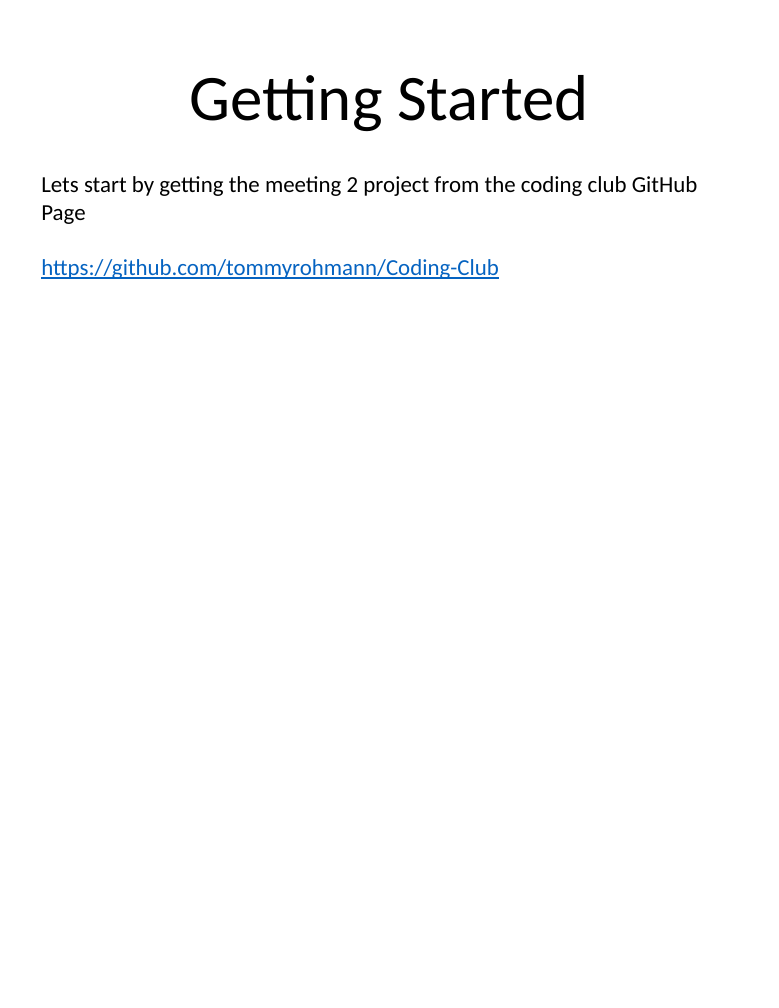
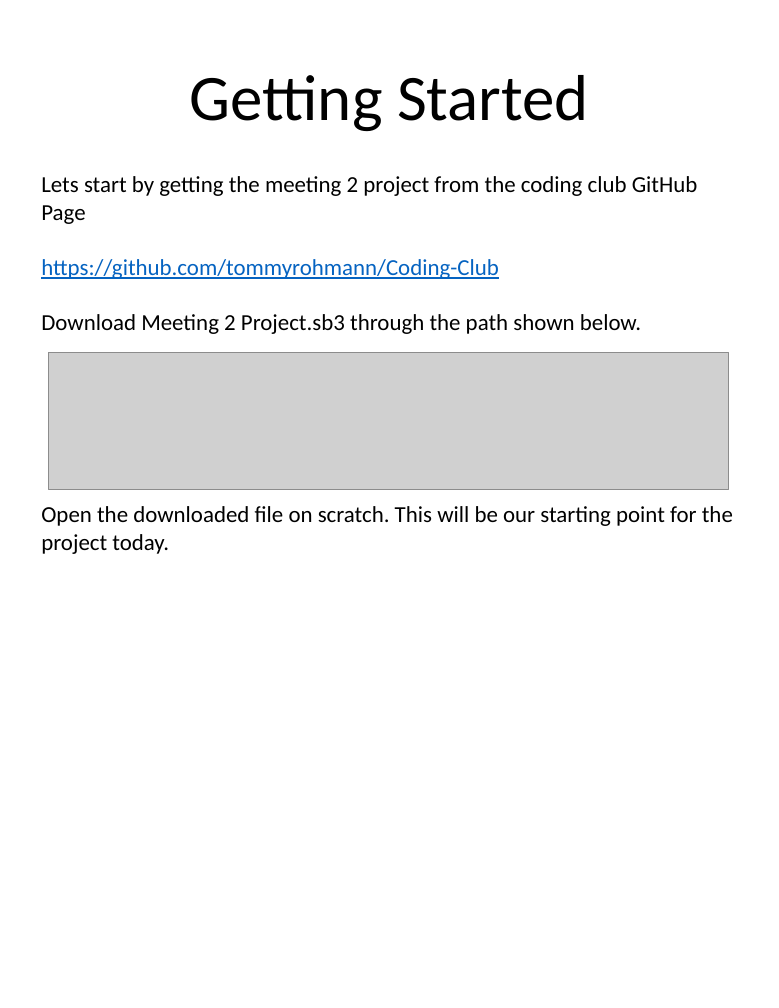
Before and after one commit to tommyrohmann/Coding-Club, a slide deck: slide 3 of Meeting Notes/Powerpoints they are the same as the pdfs/Coding Club Meeting 2.pptx. Drawn at 779x1008 pixels with LibreOffice and Linux fonts; fonts in the diff are those of the drawing; grey boxes stand for pictures. Boxes give left, top, right and bottom in pixels: in the first picture for what was removed or moved away, otherwise in the second. Text is boxed around its words. In the diff, an @@ line names an element or a change of style, - is before the commit and + after.

Commit message:
Updated for Meeting 2

```diff
--- a/Meeting Notes/Powerpoints they are the same as the pdfs/Coding Club Meeting 2.pptx
+++ b/Meeting Notes/Powerpoints they are the same as the pdfs/Coding Club Meeting 2.pptx
@@ text at <box>41,314,733,554</box>: paragraphs added @@
+Download Meeting 2 Project.sb3 through the path shown below.
+Open the downloaded file on scratch. This will be our starting point for the project today.
@@ picture added at <box>49,353,729,489</box> @@
```
Also in this commit, not shown: 4 other slides changed, 10 slides added, 2 other files.
